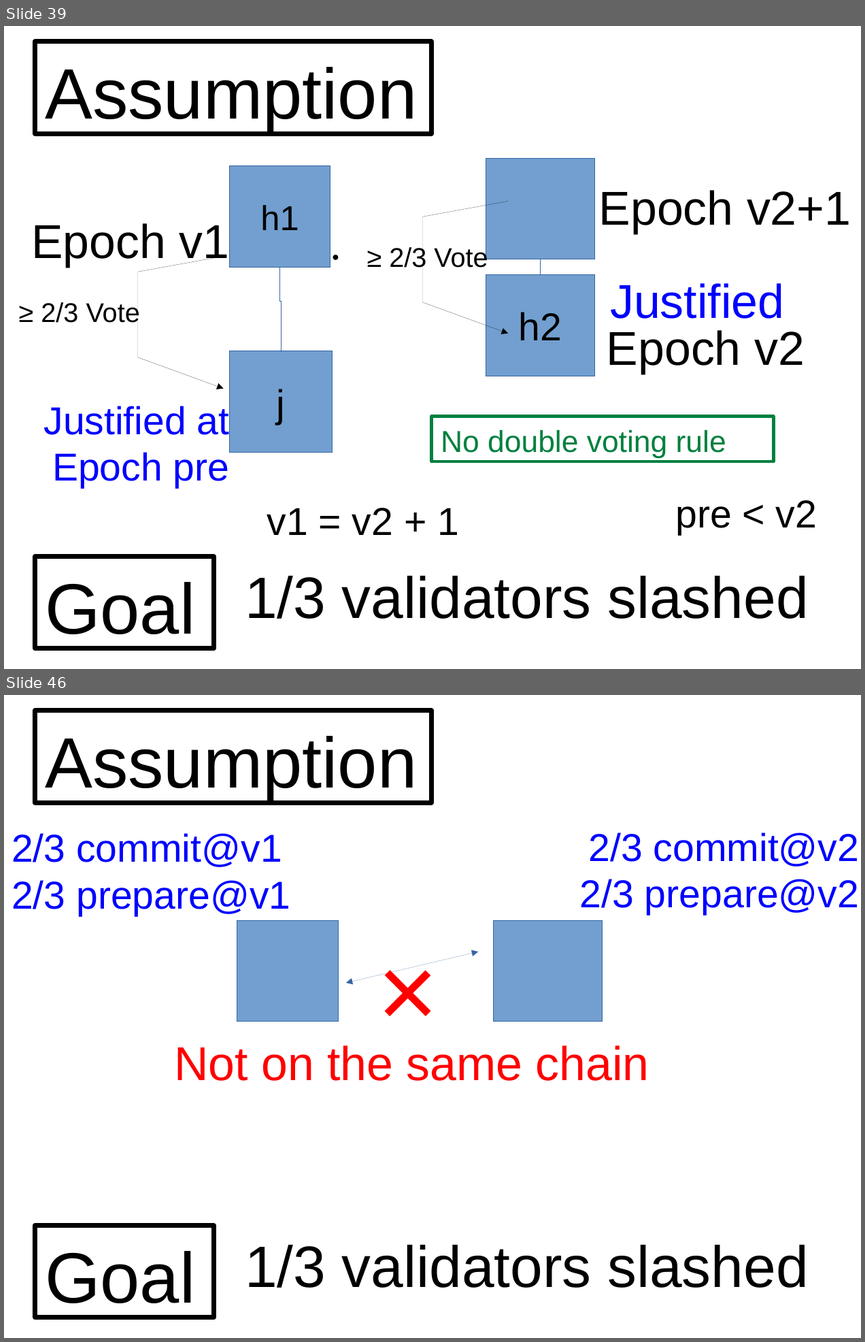
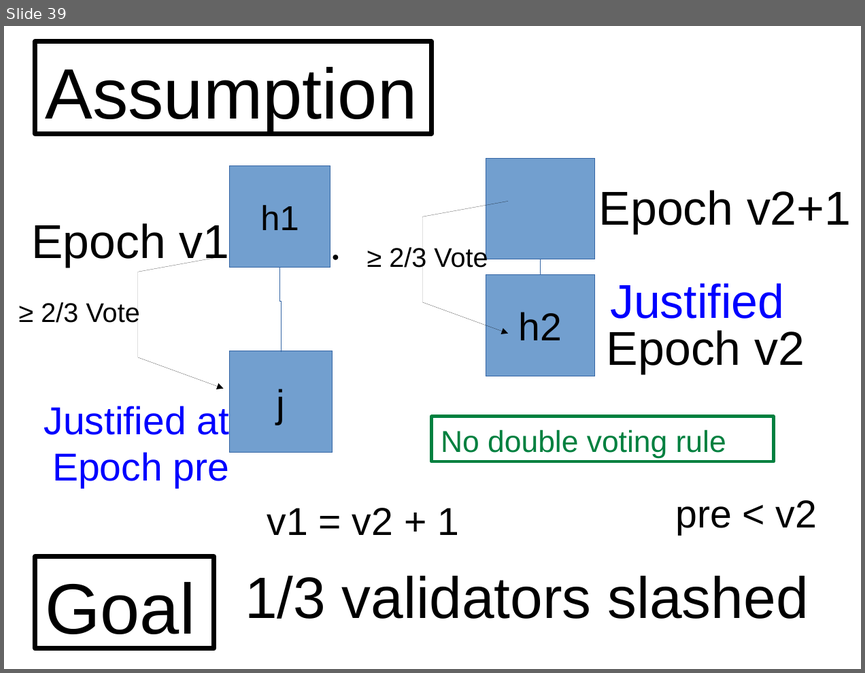
Before and after one commit to palmskog/pos, a slide deck: slide.odp. Shown one above the other, each under a label of ours: slides 39 and 46 before the commit, slide 39 after it; the slides between them are not shown. The pictures are 865x1342 and 865x673 pixels, drawn with LibreOffice and Linux fonts; fonts in the diff are those of the drawing. Boxes give left, top, right and bottom in pixels: in the first picture for what was removed or moved away, otherwise in the second. Text is boxed around its words. In the diff, an @@ line names an element or a change of style, - is before the commit and + after.

```diff
--- a/slide.odp
+++ b/slide.odp
@@ slide 46 removed at (4, 695, 861, 1338), background #FFFFFF @@
@@ rectangle removed at (35, 711, 432, 802) @@
-Assumption
@@ text removed at (11, 833, 290, 916) @@
-2/3 commit@v1
-2/3 prepare@v1
@@ text removed at (580, 832, 859, 915) @@
-2/3 commit@v2
-2/3 prepare@v2
@@ rectangle removed at (237, 921, 339, 1021) @@
@@ text removed at (354, 921, 463, 1060) @@
-×
@@ rectangle removed at (494, 921, 602, 1021) @@
@@ double arrow removed from (346, 983) to (478, 951) @@
@@ text removed at (174, 1045, 649, 1081) @@
-Not on the same chain
@@ rectangle removed at (35, 1225, 214, 1317) @@
-Goal
@@ text removed at (245, 1244, 808, 1287) @@
-1/3 validators slashed
```
Also in this commit, not shown: 1 slide added, 22 other slides removed.
